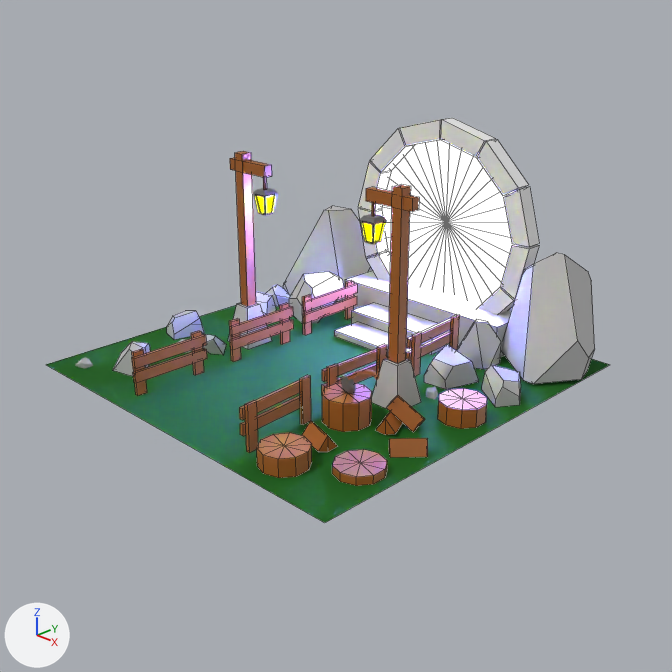
The Blender file 3d-models/portal-starter.blend as it was, and as the next commit left it.
Rendered twice from the file's camera 'camera'. Every picture has the same lights, and +X, +Y and +Z are marked at lower left. Mesh edges are drawn as thin lines on the coarser meshes.

Before the edit, the objects in view are built like this:
```python
ob_circle = bpy.data.objects.new('Circle', me_circle)
ob_circle.location = (0.04, 1.76, 1.14)
ob_circle.rotation_euler = (1.571, 0.0, 0.0)  # degrees (90, 0, 0)
ob_circle.scale = (1.6, 1.6, 1.6)
ob_cube_004 = bpy.data.objects.new('Cube.004', me_cube_037)
ob_cube_004.location = (0.0, 0.0, 0.0)
ob_cube_005 = bpy.data.objects.new('Cube.005', me_cube_038)
ob_cube_005.location = (0.0, 0.0, 0.0)
ob_cube_006 = bpy.data.objects.new('Cube.006', me_cube_039)
ob_cube_006.location = (0.0, 0.0, 0.0)
ob_cube_007 = bpy.data.objects.new('Cube.007', me_cube_040)
ob_cube_007.location = (0.0, 0.0, 0.0)
ob_cube_008 = bpy.data.objects.new('Cube.008', me_cube_041)
ob_cube_008.location = (0.0, 0.0, 0.0)
ob_cube_009 = bpy.data.objects.new('Cube.009', me_cube_031)
ob_cube_009.location = (0.0, 0.0, 0.0)
ob_plane = bpy.data.objects.new('Plane', me_plane)
ob_plane.location = (0.0, 0.0, 0.0)
ob_trunk_3 = bpy.data.objects.new('trunk_3', me_cylinder_008)
ob_trunk_3.location = (1.67, 0.03, 0.09)
# also in view: 'GEO-step_2' at (0.0, 1.11, 0.09); 'fence_r_2' at (0.73, -0.35, 0.22); 'foot_r' at (1.05, -0.15, 0.21); 'fence_l_2' at (-0.72, -0.25, 0.22); 'stone_02' at (-1.11, 0.94, 0.21)
```
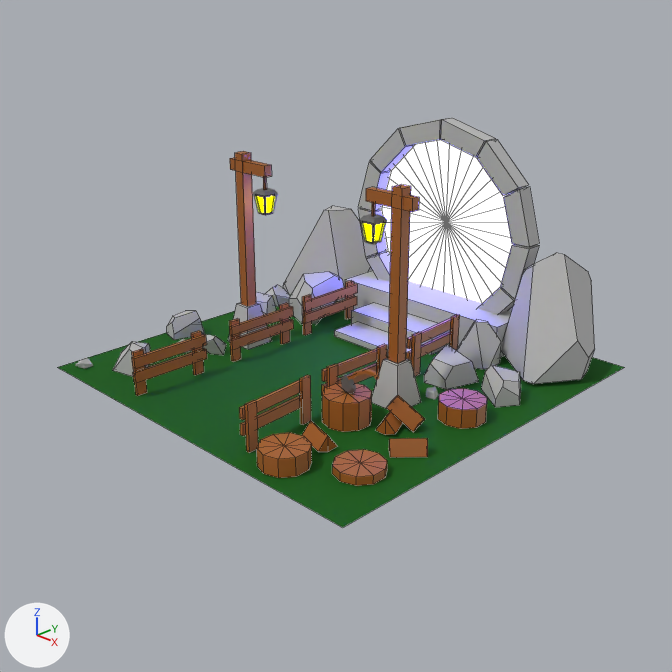
What changed in the scene script:
```text
Change mat_portal:
    mat_portal.strength: 100.0 -> 10.0
Change me_cube_037:
    where me_cube_037.from_pydata(...)  # 8 vertices, 6 faces; spans x -0.522..0.029, y 1.593..1.771, z 1.919..2.246
    add me_cube_037.materials.append(mat_stone)  # grey #b7b7b7
Change me_cube_038:
    where me_cube_038.from_pydata(...)  # 8 vertices, 6 faces; spans x 0.046..0.6, y 1.593..1.771, z 1.924..2.248
    add me_cube_038.materials.append(mat_stone)  # grey #b7b7b7
Change me_cube_039:
    where me_cube_039.from_pydata(...)  # 8 vertices, 6 faces; spans x 0.514..1.028, y 1.593..1.771, z 1.595..2.097
    add me_cube_039.materials.append(mat_stone)  # grey #b7b7b7
Change me_cube_040:
    where me_cube_040.from_pydata(...)  # 8 vertices, 6 faces; spans x 0.862..1.204, y 1.593..1.771, z 1.134..1.687
    add me_cube_040.materials.append(mat_stone)  # grey #b7b7b7
Change me_cube_041:
    where me_cube_041.from_pydata(...)  # 8 vertices, 6 faces; spans x 0.9..1.207, y 1.593..1.771, z 0.567..1.123
    add me_cube_041.materials.append(mat_stone)  # grey #b7b7b7
Change me_cube_031:
    where me_cube_031.from_pydata(...)  # 8 vertices, 6 faces; spans x 0.583..1.077, y 1.593..1.771, z 0.125..0.646
    add me_cube_031.materials.append(mat_stone)  # grey #b7b7b7
Change ob_plane:
    ob_plane.location: (0.0, 0.0, 0.0) -> (0.13, 0.06, -0.01)
```

Where the change shows, as pixel boxes (x1, y1, x2, y2) in the pictures (672 x 672 px):
'Plane', moved
    before: (46, 294, 610, 523)
    after: (57, 294, 624, 527)
'Cube.007', recoloured
    both: (503, 187, 539, 247)
'Cube.006', recoloured
    both: (477, 139, 528, 196)
'Cube.005', recoloured
    both: (441, 118, 496, 157)
'Cube.008', recoloured
    both: (500, 244, 539, 299)
'Cube.004', recoloured
    both: (400, 118, 447, 146)
'Cube.009', recoloured (white to grey)
    both: (478, 287, 515, 314)
